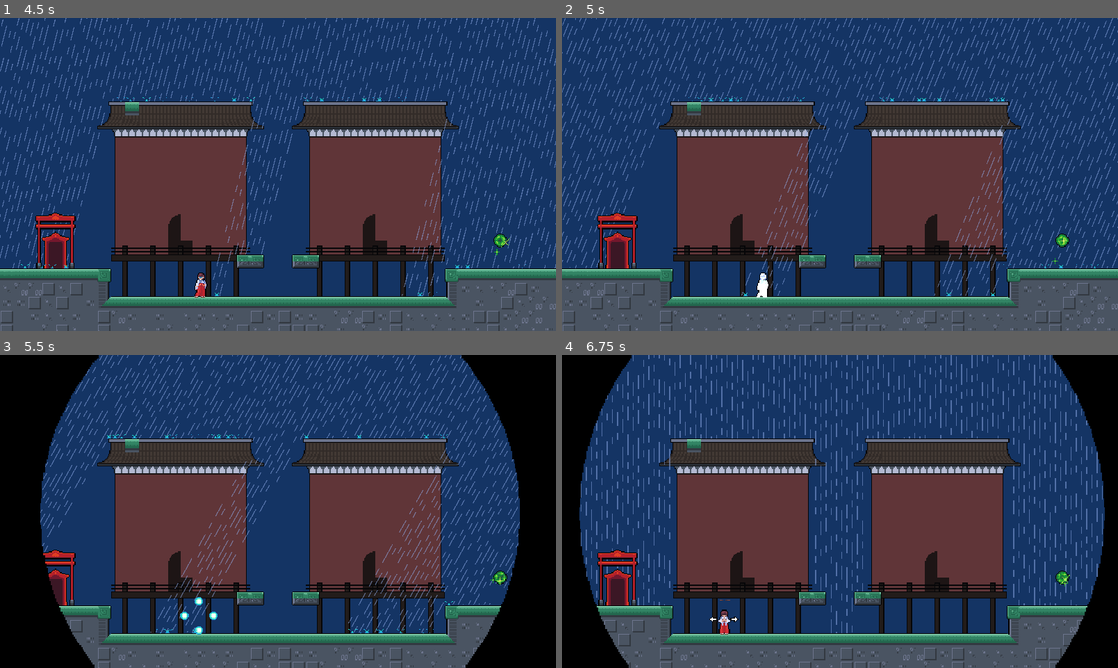
Above: before the commit, frames 1-4 (two rows, left to right).
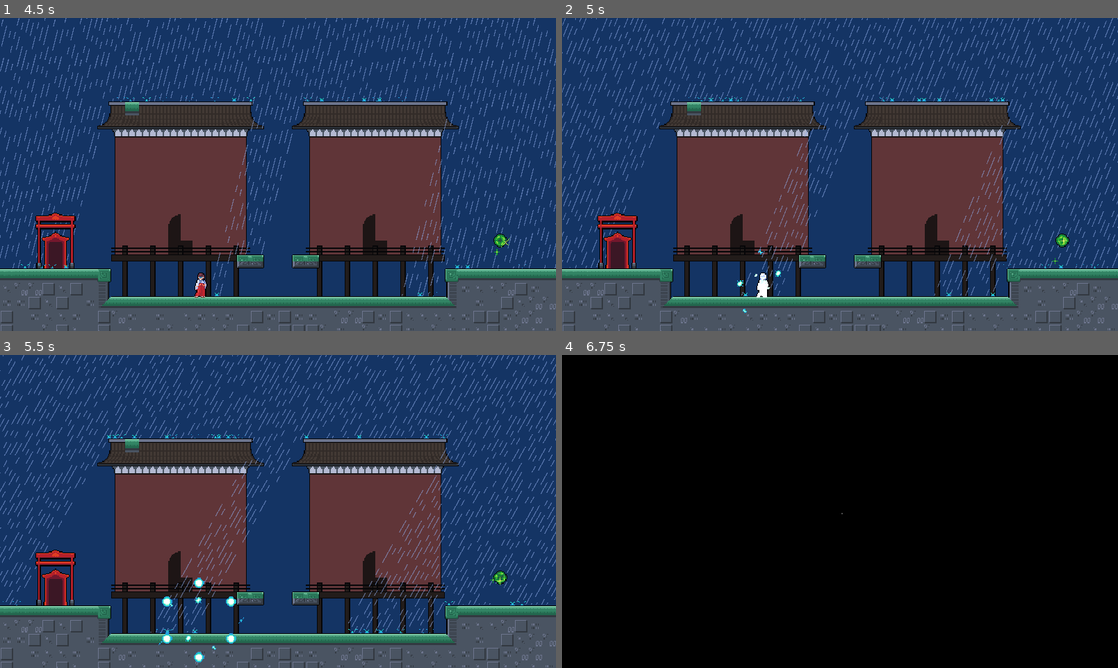
Above: after the commit, the same moments.

Repository: cassidyjames/amaya-maiden-of-the-storm
Game: Godot game, scene res://scenes/game.tscn
Same seed, same stepped clock (60 frames per second), same inputs: the game is played once before the commit and once after it. This scene is started directly instead of the project's main scene. Sound files missing from this copy of the repository are replaced by a short silence.
Inputs:
- Up to frame 1 (4.5 s): tap Enter at 0.5 s; hold Right (run_right) 0.53-1.28 s; hold C (change_wind) 0.53-1.28 s; tap X (jump) at 0.77, 1.52, 3.02, 3.77 s; hold Down (down) 1.28-2.03 s; tap C (change_wind) at 1.35, 2.85, 4.35 s; hold Right (run_right) 2.03-2.78 s; hold C (change_wind) 2.03-2.78 s; hold Up (up) 2.78-3.53 s; hold C (change_wind) 3.53-4.28 s; hold Left (run_left) from 3.53 s (still down)
- Up to frame 2 (5 s): keep holding Left (run_left); tap X (jump) at 4.52 s
- Up to frame 3 (5.5 s): release Left (run_left) at 5.03 s; hold Down (down) from 5.03 s (still down); hold C (change_wind) from 5.03 s (still down)
- Up to frame 4 (6.75 s): release Down (down) at 5.78 s; release C (change_wind) at 5.78 s; hold Right (run_right) 5.78-6.53 s; tap C (change_wind) at 5.85 s; tap X (jump) at 6.02 s; hold Up (up) from 6.53 s (still down); hold C (change_wind) from 6.53 s (still down)

Frame 1 is identical in both runs. In frame 2, less than 0.1% of the frame differs, in the area x 31-40%, y 74-95%; in frame 3, 21%; in frame 4, 86%, in the area x 3-98%, y 0-100%.

Commit message:
Add more particles to player death animation

Diff:
--- a/game/objects/energy_orb.gd
+++ /dev/null
@@ -1,12 +0,0 @@
-extends Sprite2D
-
-var velocity : Vector2 = Vector2.ZERO
-
-func _on_timer_next_frame_timeout() -> void:
-	if frame == 6:
-		queue_free()
-	else:
-		frame += 1
-
-func _physics_process(delta : float) -> void:
-	position += velocity * delta
--- a/game/objects/energy_orb.tscn
+++ /dev/null
@@ -1,16 +0,0 @@
-[gd_scene load_steps=3 format=3 uid="uid://1mh86k14s6a2"]
-
-[ext_resource type="Texture2D" uid="uid://c847vs036x2j8" path="res://sprites/energy_orb.png" id="1_1jpj7"]
-[ext_resource type="Script" path="res://objects/energy_orb.gd" id="2_jttcd"]
-
-[node name="Orb" type="Sprite2D"]
-texture_filter = 1
-texture = ExtResource("1_1jpj7")
-hframes = 7
-script = ExtResource("2_jttcd")
-
-[node name="Timer_NextFrame" type="Timer" parent="."]
-wait_time = 0.05
-autostart = true
-
-[connection signal="timeout" from="Timer_NextFrame" to="." method="_on_timer_next_frame_timeout"]
--- a/game/objects/player.gd
+++ b/game/objects/player.gd
@@ -2,7 +2,7 @@
 
 class_name Player
 
-const _EnergyOrb : PackedScene = preload("res://objects/energy_orb.tscn")
+const _SpriteParticles : PackedScene = preload("res://objects/sprite_particle.tscn")
 
 const RUN_SPEED : float = 80.0
 const RUN_ACCEL : float = 512.0
@@ -15,6 +15,7 @@
 @onready var orb_float_point : Node2D = $OrbFloatPoint
 @onready var arrow_left : Sprite2D = $Arrow_Left
 @onready var arrow_right : Sprite2D = $Arrow_Right
+@onready var timer_spawn_death_spark : Timer = $Timer_SpawnDeathSpark
 
 enum State {NORMAL, JUMPING, WIND_CHANGE, CHANGE_LEFT, CHANGE_RIGHT, HIT}
 
@@ -31,15 +32,18 @@
 	if current_state == State.HIT or spawn_invuln > 0.0: return
 	get_tree().call_group("orb", "_on_player_hit")
 	current_state = State.HIT
+	anim_index = 0.0
+	timer_spawn_death_spark.start()
 	var tween : Tween = create_tween().set_parallel()
 	tween.tween_property(self, "shine_a", 1.0, 0.1)
 	tween.tween_property(self, "shine_b", 0.5, 0.75)
 	await tween.finished
-	for direction in [Vector2.UP, Vector2.DOWN, Vector2.LEFT, Vector2.RIGHT]:
-		var orb : Sprite2D = _EnergyOrb.instantiate()
-		get_parent().add_child(orb)
-		orb.global_position = global_position + Vector2(0, -20)
-		orb.velocity = direction * 100.0
+	for i in range(0, 6):
+		var sprite_particle : Sprite2D = _SpriteParticles.instantiate()
+		get_parent().add_child(sprite_particle)
+		sprite_particle.setup("deathorb")
+		sprite_particle.global_position = global_position + Vector2(0, -15)
+		sprite_particle.velocity = Vector2.UP.rotated((i*PI)/3.0) * 256.0
 	get_tree().call_group("game", "_on_player_dead")
 	queue_free()
 
@@ -163,6 +167,15 @@
 		sprite.frame = 0
 		current_state = State.NORMAL
 
+func _on_timer_spawn_death_spark_timeout() -> void:
+	for direction in [Vector2.UP, Vector2.DOWN]:
+		var sprite_particle : Sprite2D = _SpriteParticles.instantiate()
+		get_parent().add_child(sprite_particle)
+		sprite_particle.setup("deathspark")
+		sprite_particle.global_position = global_position + Vector2(0, -15)
+		sprite_particle.velocity = direction.rotated(anim_index) * 128.0
+		anim_index += PI/6.0
+
 func _physics_process(delta : float) -> void:
 	match current_state:
 		State.NORMAL: state_normal(delta)
--- a/game/objects/player.tscn
+++ b/game/objects/player.tscn
@@ -45,3 +45,8 @@
 texture_filter = 1
 position = Vector2(16, -16)
 texture = ExtResource("4_w8tc3")
+
+[node name="Timer_SpawnDeathSpark" type="Timer" parent="."]
+wait_time = 0.1
+
+[connection signal="timeout" from="Timer_SpawnDeathSpark" to="." method="_on_timer_spawn_death_spark_timeout"]
--- a/game/objects/sprite_particle.gd
+++ b/game/objects/sprite_particle.gd
@@ -7,6 +7,8 @@
 	"steam2": [24, 31, 0.1, -1, false],
 	"spark1": [32, 35, 0.05, -1, false],
 	"spark2": [40, 43, 0.05, -1, false],
+	"deathspark": [80, 87, 0.05, -1, false],
+	"deathorb": [48, 54, 0.05, -1, false],
 }
 
 @onready var timer_nextframe : Timer = $Timer_NextFrame
@@ -34,7 +36,7 @@
 		frame += 1
 
 func _on_timer_timeout_timeout() -> void:
-	pass # Replace with function body.
+	queue_free()
 
 func _physics_process(delta : float) -> void:
 	position += velocity * delta
--- a/game/scenes/game.gd
+++ b/game/scenes/game.gd
@@ -71,6 +71,7 @@
 	level_shifts += 1
 
 func _on_player_dead() -> void:
+	await get_tree().create_timer(0.5).timeout
 	level_deaths += 1
 	AudioController.duck_ambience_restart_level()
 	await end_level()
Binary file changed: game/sprites/particles.png
